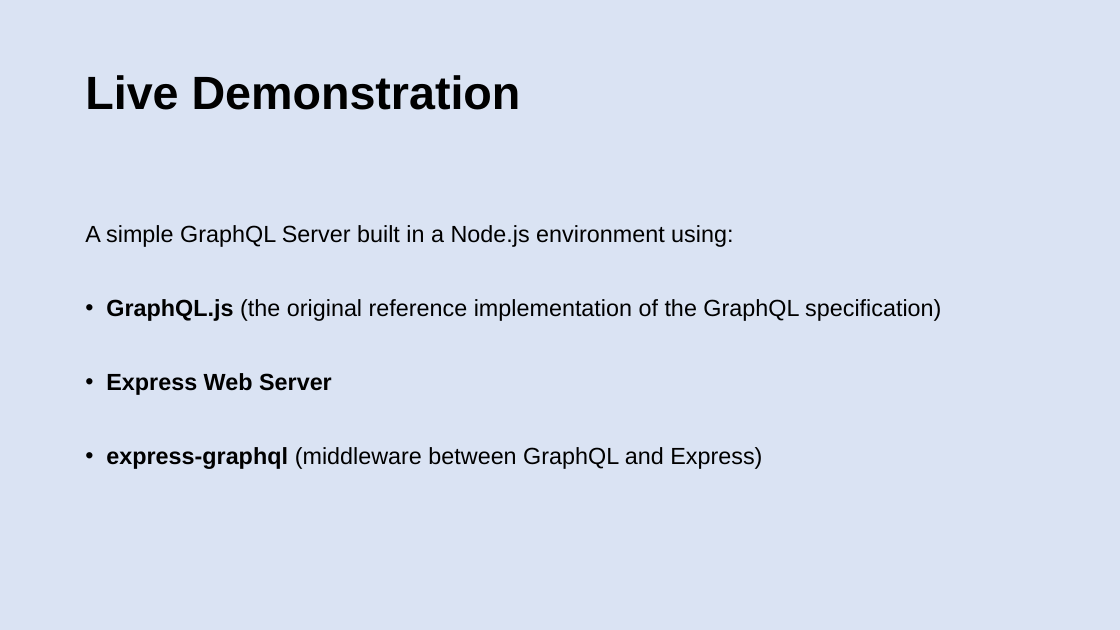
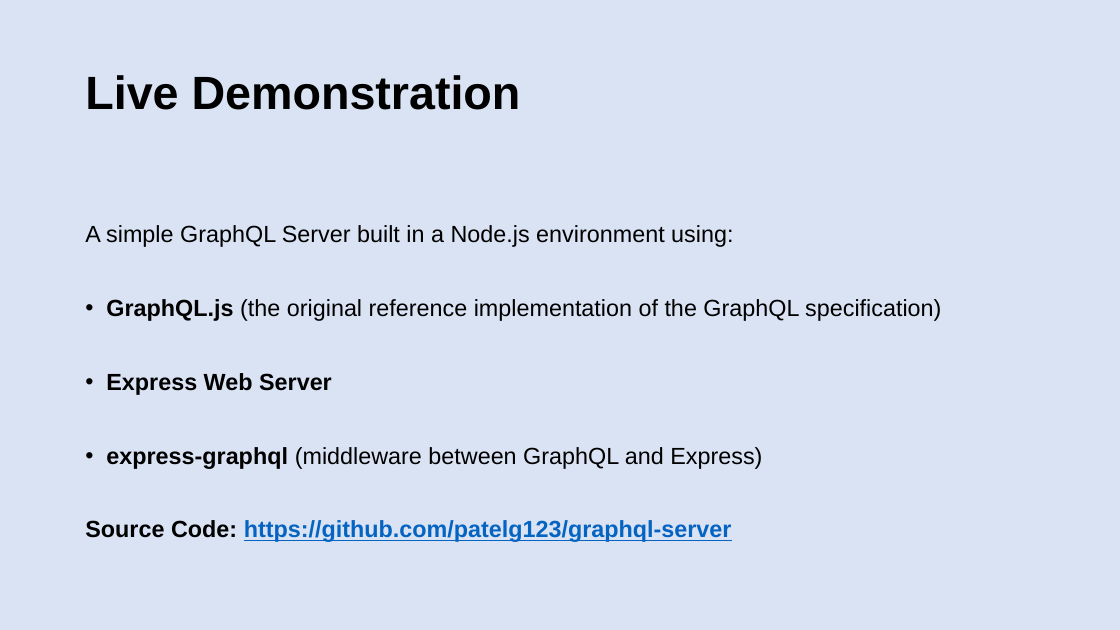
Before and after one commit to patelg123/graphql-presentation, a slide deck: slide 14 of current.pptx (slide 17 before the commit). Drawn at 1120x630 pixels with LibreOffice and Linux fonts; fonts in the diff are those of the drawing. Boxes give left, top, right and bottom in pixels: in the first picture for what was removed or moved away, otherwise in the second. Text is boxed around its words. In the diff, an @@ line names an element or a change of style, - is before the commit and + after.

```diff
--- a/current.pptx
+++ b/current.pptx
@@ text at <box>85,520,732,542</box>: paragraph added @@
+Source Code: https://github.com/patelg123/graphql-server
```
Also in this commit, not shown: 5 other slides changed, 5 slides added, 1 slide removed.
